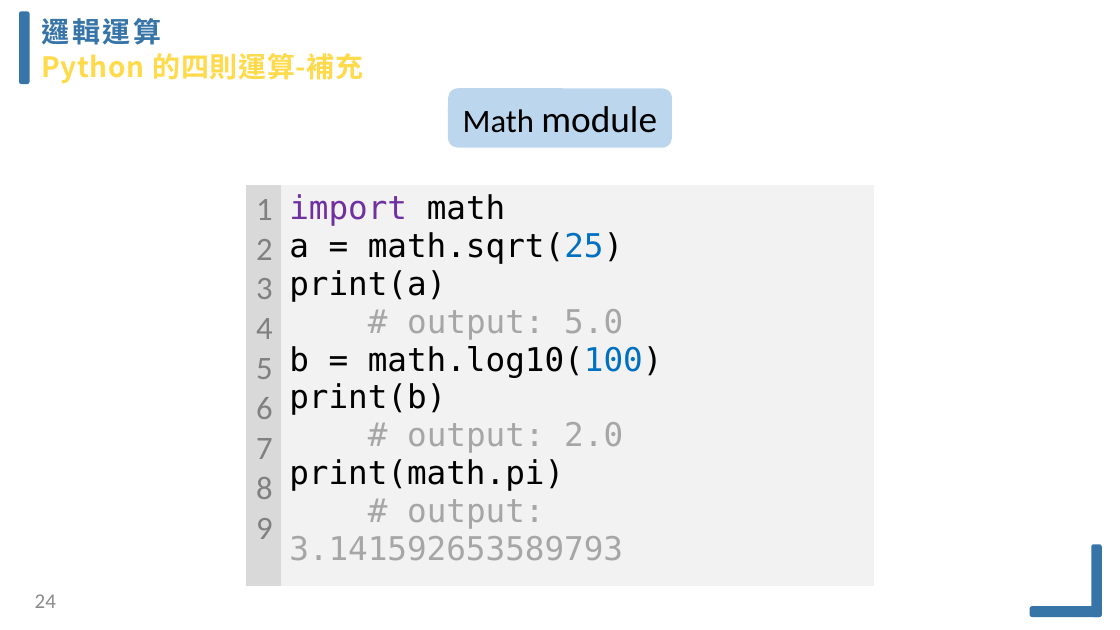
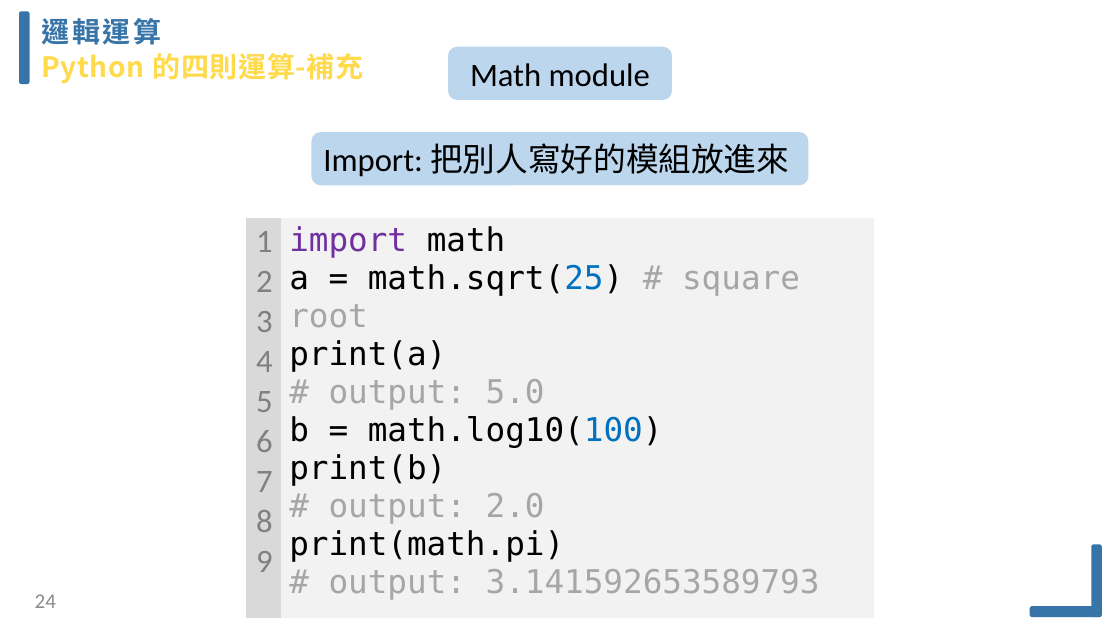
Before and after one commit to Kenchu123/EECamp2020, a slide deck: slide 24 of ppt/python2020-v4.pptx. Drawn at 1120x630 pixels with LibreOffice and Linux fonts; fonts in the diff are those of the drawing. Boxes give left, top, right and bottom in pixels: in the first picture for what was removed or moved away, otherwise in the second. Text is boxed around its words. In the diff, an @@ line names an element or a change of style, - is before the commit and + after.

```diff
--- a/ppt/python2020-v4.pptx
+++ b/ppt/python2020-v4.pptx
@@ rounded rectangle "Math module": place and size @@
-rounded rectangle "Math module" at [448, 88, 672, 148]
+rounded rectangle "Math module" at [448, 47, 672, 100]
@@ rounded rectangle "Math module" at [448, 47, 672, 100]: size 32 to 28 pt in "module" @@
@@ rounded rectangle added at [312, 132, 809, 185], fill #BCD6ED, 28 pt, text #000000 @@
+Import: 把別人寫好的模組放進來
@@ table at [246, 218, 875, 604] @@
-row 1, column 2: import math / a = math.sqrt(25) / print(a) / # output: 5.0 / b = math.log10(100) / print(b) / # output: 2.0 / print(math.pi) / # output: 3.141592653589793
+row 1, column 2: import math / a = math.sqrt(25) # square root / print(a) / # output: 5.0 / b = math.log10(100) / print(b) / # output: 2.0 / print(math.pi) / # output: 3.141592653589793
@@ table: place and size @@
-table at [246, 185, 875, 564]
+table at [246, 218, 875, 604]
```
Also in this commit, not shown: 30 other slides changed, 2 slides added, 3 slides removed, 3 other files.
